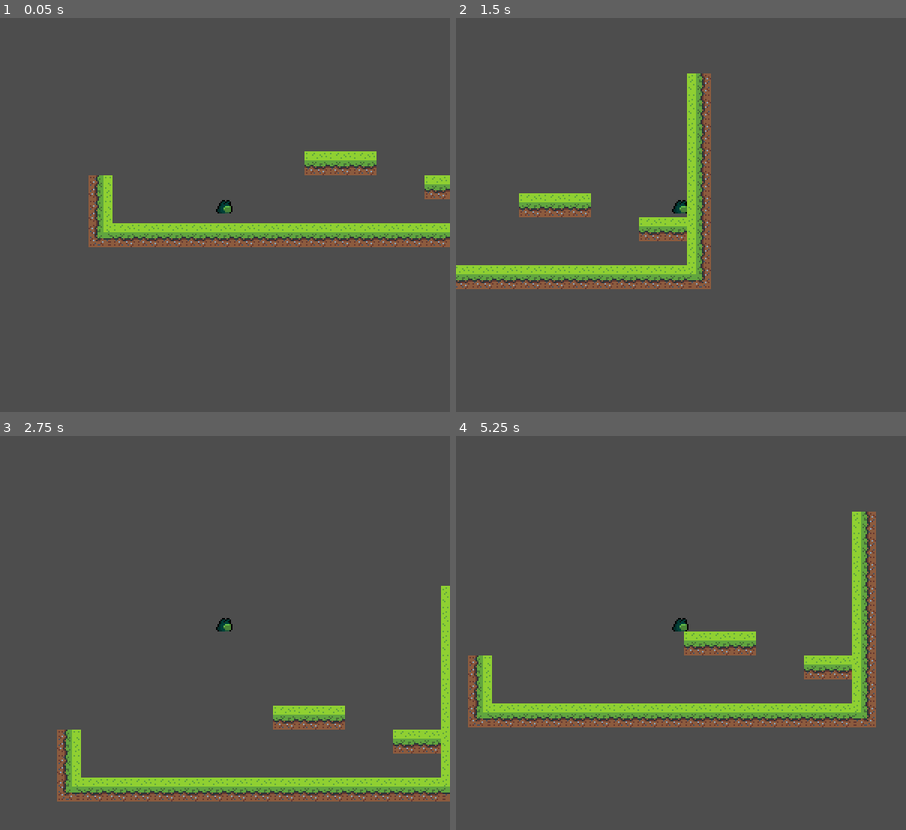
Above: before the commit, frames 1-4 (two rows, left to right).
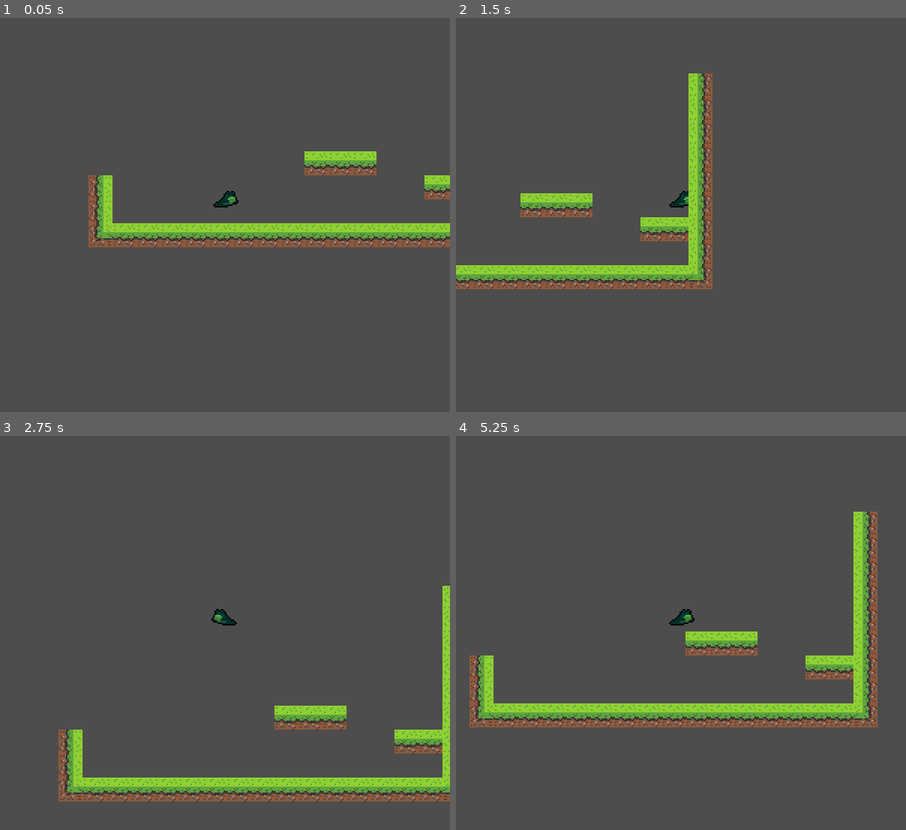
Above: after the commit, the same moments.

Repository: Szymii/GGame
Game: Godot game, scene res://scene/level_0.tscn
The game is run twice, just before and just after one commit, with the same random seed, the same clock (stepped at 60 frames per second) and the same inputs.
Inputs:
- Up to frame 1 (0.05 s): no input
- Up to frame 2 (1.5 s): tap Enter at 0.5 s; hold Space (jump) 0.53-1.28 s; hold D (right) from 0.53 s (still down); tap Space (jump) at 1.35 s
- Up to frame 3 (2.75 s): tap Space (jump) at 1.52, 1.82 s; release D (right) at 2.03 s; hold A (left) from 2.03 s (still down); hold Space (jump) from 2.03 s (still down)
- Up to frame 4 (5.25 s): release A (left) at 2.78 s; release Space (jump) at 2.78 s; hold D (right) 2.78-4.28 s; tap Space (jump) at 2.85, 3.02, 3.32, 4.35, 4.52, 4.82 s; hold Space (jump) 3.53-4.28 s; hold A (left) 4.28-5.03 s; hold D (right) from 5.03 s (still down); hold Space (jump) from 5.03 s (still down)

The runs differ from the first frame. In frame 1, 0.2% of the frame differs, in the area x 47-53%, y 43-50%; in frame 2, 3.4%; in frame 3, 3.2%; in frame 4, 4.5%, in the area x 2-94%, y 19-74%.

Commit message:
Moving and jumping animations

Diff:
--- a/scene/player.tscn
+++ b/scene/player.tscn
@@ -1,22 +1,84 @@
-[gd_scene load_steps=4 format=3 uid="uid://cvjwnqgvotkkw"]
+[gd_scene load_steps=9 format=3 uid="uid://cvjwnqgvotkkw"]
 
-[ext_resource type="Texture2D" uid="uid://3xgcau0cp7mw" path="res://assets/frodge.png" id="1_egv8c"]
+[ext_resource type="Script" path="res://scripts/player.gd" id="1_dhr2r"]
+[ext_resource type="Texture2D" uid="uid://chrhdmjj4edkc" path="res://assets/frog.png" id="1_qlwa2"]
 [ext_resource type="Script" path="res://scripts/composable/free_jump.gd" id="2_8m8vy"]
 
 [sub_resource type="RectangleShape2D" id="RectangleShape2D_bf17w"]
-size = Vector2(11, 9)
+size = Vector2(11, 9.25)
+
+[sub_resource type="Animation" id="Animation_ie3b0"]
+length = 0.001
+tracks/0/type = "value"
+tracks/0/imported = false
+tracks/0/enabled = true
+tracks/0/path = NodePath("Sprite2D:frame")
+tracks/0/interp = 1
+tracks/0/loop_wrap = true
+tracks/0/keys = {
+"times": PackedFloat32Array(0),
+"transitions": PackedFloat32Array(1),
+"update": 1,
+"values": [0]
+}
+
+[sub_resource type="Animation" id="Animation_jj1a8"]
+resource_name = "move"
+length = 0.4
+loop_mode = 1
+tracks/0/type = "value"
+tracks/0/imported = false
+tracks/0/enabled = true
+tracks/0/path = NodePath("Sprite2D:frame")
+tracks/0/interp = 1
+tracks/0/loop_wrap = true
+tracks/0/keys = {
+"times": PackedFloat32Array(0, 0.1, 0.2, 0.3),
+"transitions": PackedFloat32Array(1, 1, 1, 1),
+"update": 1,
+"values": [0, 1, 2, 0]
+}
+
+[sub_resource type="Animation" id="Animation_eubng"]
+resource_name = "jump"
+length = 0.001
+tracks/0/type = "value"
+tracks/0/imported = false
+tracks/0/enabled = true
+tracks/0/path = NodePath("Sprite2D:frame")
+tracks/0/interp = 1
+tracks/0/loop_wrap = true
+tracks/0/keys = {
+"times": PackedFloat32Array(0),
+"transitions": PackedFloat32Array(1),
+"update": 1,
+"values": [2]
+}
+
+[sub_resource type="AnimationLibrary" id="AnimationLibrary_qlswb"]
+_data = {
+"RESET": SubResource("Animation_ie3b0"),
+"jump": SubResource("Animation_eubng"),
+"move": SubResource("Animation_jj1a8")
+}
 
 [node name="Player" type="CharacterBody2D"]
+script = ExtResource("1_dhr2r")
 
 [node name="CollisionShape2D" type="CollisionShape2D" parent="."]
-position = Vector2(-0.5, -4.5)
+position = Vector2(0.5, -4.625)
 shape = SubResource("RectangleShape2D_bf17w")
 
 [node name="Sprite2D" type="Sprite2D" parent="."]
 texture_filter = 1
-position = Vector2(1, -7)
-texture = ExtResource("1_egv8c")
+position = Vector2(0, -5)
+texture = ExtResource("1_qlwa2")
 hframes = 4
 
 [node name="movement" type="Node" parent="."]
 script = ExtResource("2_8m8vy")
+
+[node name="AnimationPlayer" type="AnimationPlayer" parent="."]
+libraries = {
+"": SubResource("AnimationLibrary_qlswb")
+}
--- /dev/null
+++ b/scripts/player.gd
@@ -0,0 +1,28 @@
+extends CharacterBody2D
+
+var direction: float = 0
+
+@onready var animation_player = $AnimationPlayer
+@onready var sprite = $Sprite2D
+
+func paly_animation():
+	if direction != 0 and is_on_floor():
+		animation_player.play("move")
+		return
+
+	if !is_on_floor():
+		animation_player.play("jump")
+		return
+
+	animation_player.play("RESET")
+	return
+
+func _physics_process(_delta):
+	direction = Input.get_axis("left", "right")
+
+	print(direction != 0)
+
+	if direction != 0:
+		sprite.flip_h = (direction == - 1)
+
+	paly_animation()
Binary file removed: assets/frodge.png
Binary file added: assets/frog.png
Not shown, changed: assets/frog.png.import
